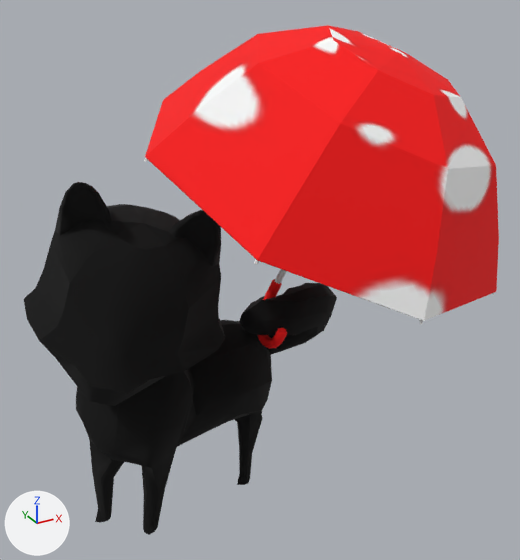
Two versions of the OBJ model ChiBaApp/app/src/main/assets/models/umbrella/umbrella_Frame15.obj, one commit apart.
Rendered twice from a 50 mm lens placed at (-5.21, -12.61, 11.36), pointed at (1.23, -0.9, 5.5). The axes (+X, +Y, +Z) are drawn at lower left. The lights are the same throughout. Where no turn or scale is listed for an object, it has been applied to the vertices.

Names of what the first picture shows: 'umbrella_Frame15'.
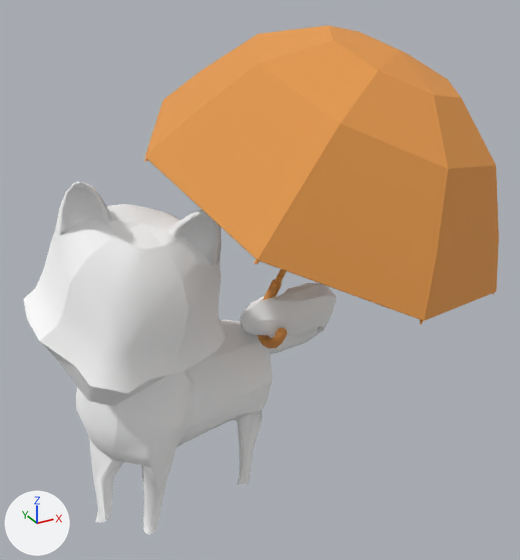
Diff of the bpy script that builds the scene:
```diff
--- a/ChiBaApp/app/src/main/assets/models/umbrella/umbrella_Frame15.obj.py
+++ b/ChiBaApp/app/src/main/assets/models/umbrella/umbrella_Frame15.obj.py
@@ img_chiba_jpg @@
+img_chiba_jpg = load_image('chiba.jpg', 'chiba.jpg', 2048, 2048, 'sRGB')
@@ mat_newrigging_lambert2sg @@
 mat_newrigging_lambert2sg = principled_material('newRigging:lambert2SG')
-mat_newrigging_lambert2sg.base_color = (0.0, 0.0, 0.0)  # black #000000
+mat_newrigging_lambert2sg.base_color = (1.0, 1.0, 1.0)  # white #ffffff
 mat_newrigging_lambert2sg.roughness = 1.0
@@ mat_regenschirm_phong3sg @@
 mat_regenschirm_phong3sg = principled_material('Regenschirm:phong3SG')
-mat_regenschirm_phong3sg.texture = img_chibaalltextures_jpg
+mat_regenschirm_phong3sg.texture = img_chiba_jpg
 mat_regenschirm_phong3sg.roughness = 0.866
```

Pixel boxes (x1, y1, x2, y2) of what changed, in the pictures (520 x 560 px):
'umbrella_Frame15', recoloured, surface changed: (24, 25, 499, 535) in both
